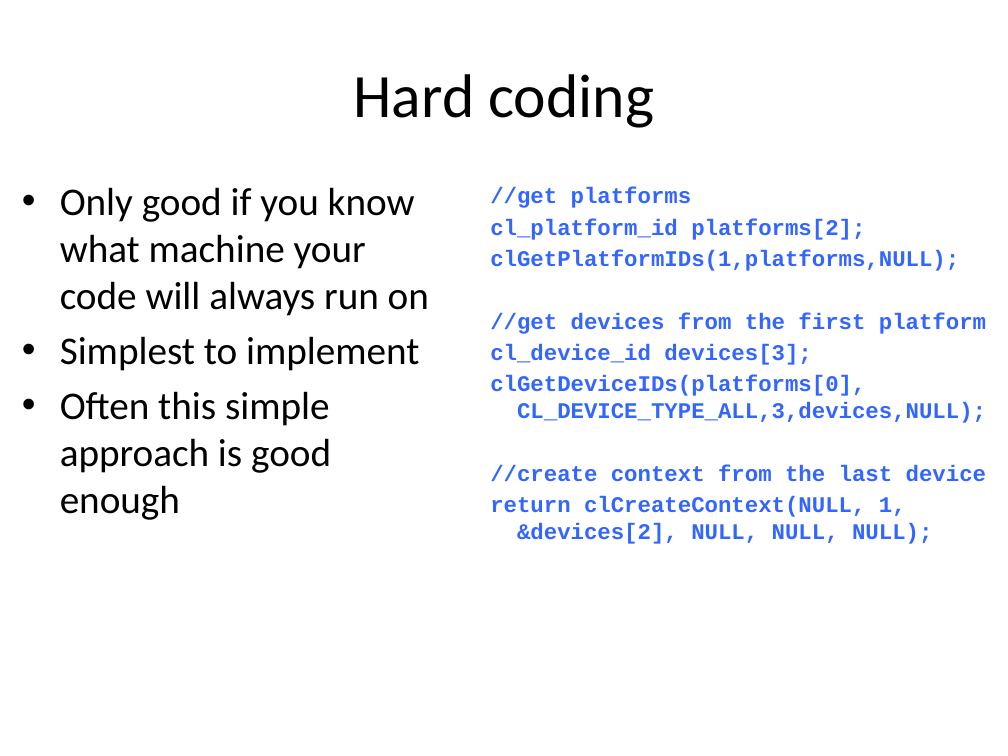
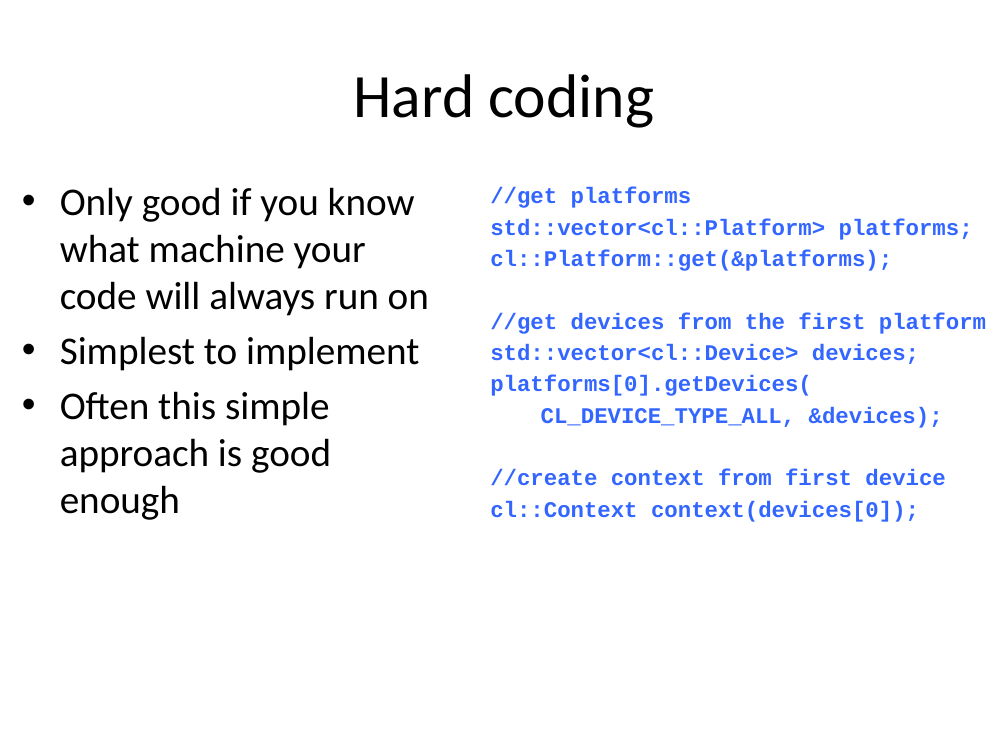
Before and after one commit to UoB-HPC/opencl-training-code, a slide deck: slide 3 of slides/advanced_part1.pptx. Drawn at 1008x756 pixels with LibreOffice and Linux fonts; fonts in the diff are those of the drawing. Boxes give left, top, right and bottom in pixels: in the first picture for what was removed or moved away, otherwise in the second. Text is boxed around its words. In the diff, an @@ line names an element or a change of style, - is before the commit and + after.

```diff
--- a/slides/advanced_part1.pptx
+++ b/slides/advanced_part1.pptx
@@ text at bbox=[490, 219, 973, 271]: text changed @@
-cl_platform_id platforms[2];
-clGetPlatformIDs(1,platforms,NULL);
+std::vector<cl::Platform> platforms;
+cl::Platform::get(&platforms);
@@ text at bbox=[490, 344, 945, 522]: text changed @@
-cl_device_id devices[3];
-clGetDeviceIDs(platforms[0],
-CL_DEVICE_TYPE_ALL,3,devices,NULL);
-//create context from the last device
-return clCreateContext(NULL, 1,
-&devices[2], NULL, NULL, NULL);
+std::vector<cl::Device> devices;
+platforms[0].getDevices(
+CL_DEVICE_TYPE_ALL, &devices);
+//create context from first device
+cl::Context context(devices[0]);
```
Also in this commit, not shown: 8 other slides changed, 1 slide added.
